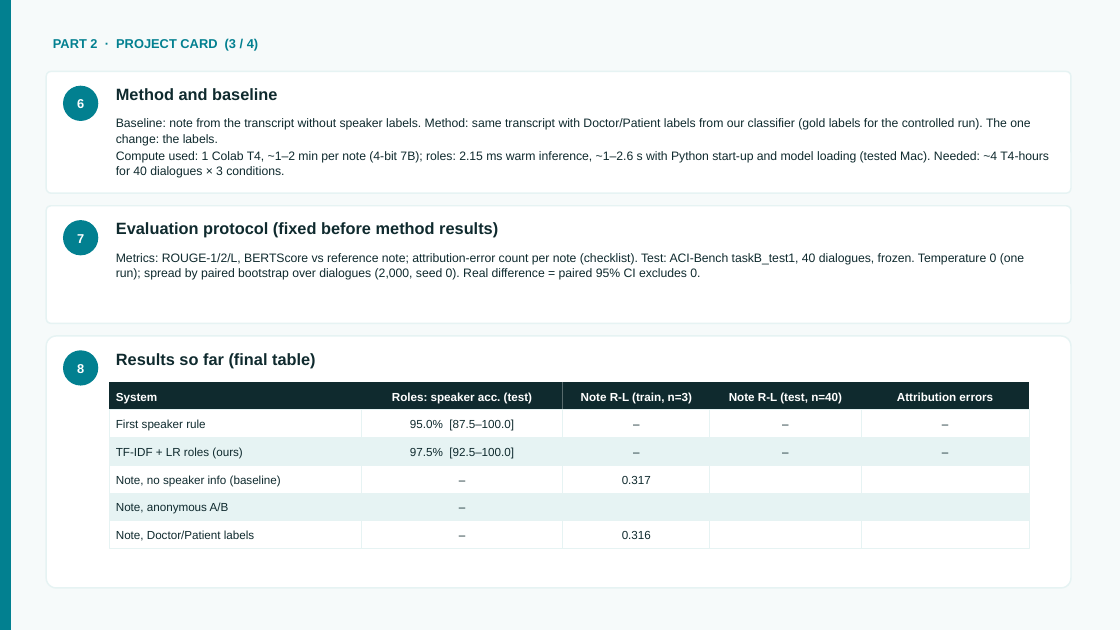
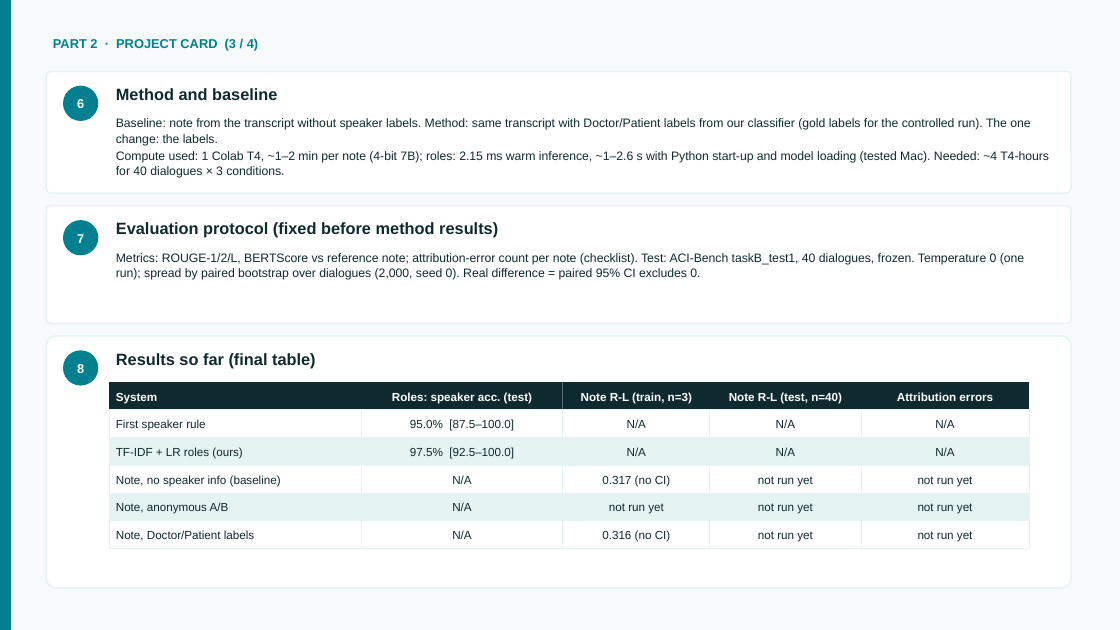
Before and after one commit to Pikseel/medscribe, a slide deck: slide 13 of results/medscribe_midproject.pptx. Drawn at 1120x630 pixels with LibreOffice and Linux fonts; fonts in the diff are those of the drawing. Boxes give left, top, right and bottom in pixels: in the first picture for what was removed or moved away, otherwise in the second. Text is boxed around its words. In the diff, an @@ line names an element or a change of style, - is before the commit and + after.

```diff
--- a/results/medscribe_midproject.pptx
+++ b/results/medscribe_midproject.pptx
@@ text at (627,419,646,428): text changed @@
-–
+N/A
@@ text at (776,419,795,428): text changed @@
-–
+N/A
@@ text at (935,419,954,428): text changed @@
-–
+N/A
@@ text at (627,447,646,456): text changed @@
-–
+N/A
@@ text at (776,447,795,456): text changed @@
-–
+N/A
@@ text at (935,447,954,456): text changed @@
-–
+N/A
@@ text at (452,475,471,484): text changed @@
-–
+N/A
@@ text at (602,475,671,487): text changed @@
-0.317
+0.317 (no CI)
@@ text added at (758,476,813,487), 10 pt, text #0F2A2E @@
+not run yet
@@ text added at (918,476,973,487), 10 pt, text #0F2A2E @@
+not run yet
@@ text at (452,502,471,511): text changed @@
-–
+N/A
@@ text added at (609,503,664,514), 10 pt, text #0F2A2E @@
+not run yet
@@ text added at (758,503,813,514), 10 pt, text #0F2A2E @@
+not run yet
@@ text added at (918,503,973,514), 10 pt, text #0F2A2E @@
+not run yet
@@ text at (452,530,471,539): text changed @@
-–
+N/A
@@ text at (602,530,671,542): text changed @@
-0.316
+0.316 (no CI)
@@ text added at (758,531,813,542), 10 pt, text #0F2A2E @@
+not run yet
@@ text added at (918,531,973,542), 10 pt, text #0F2A2E @@
+not run yet
```
Also in this commit, not shown: 5 other slides changed, 8 other files.
